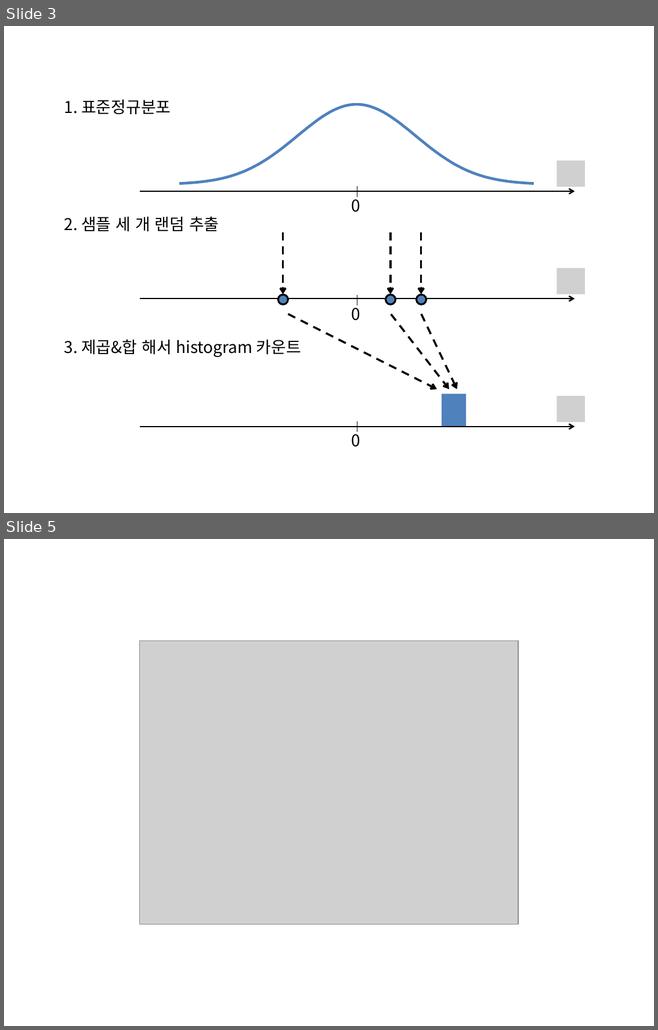
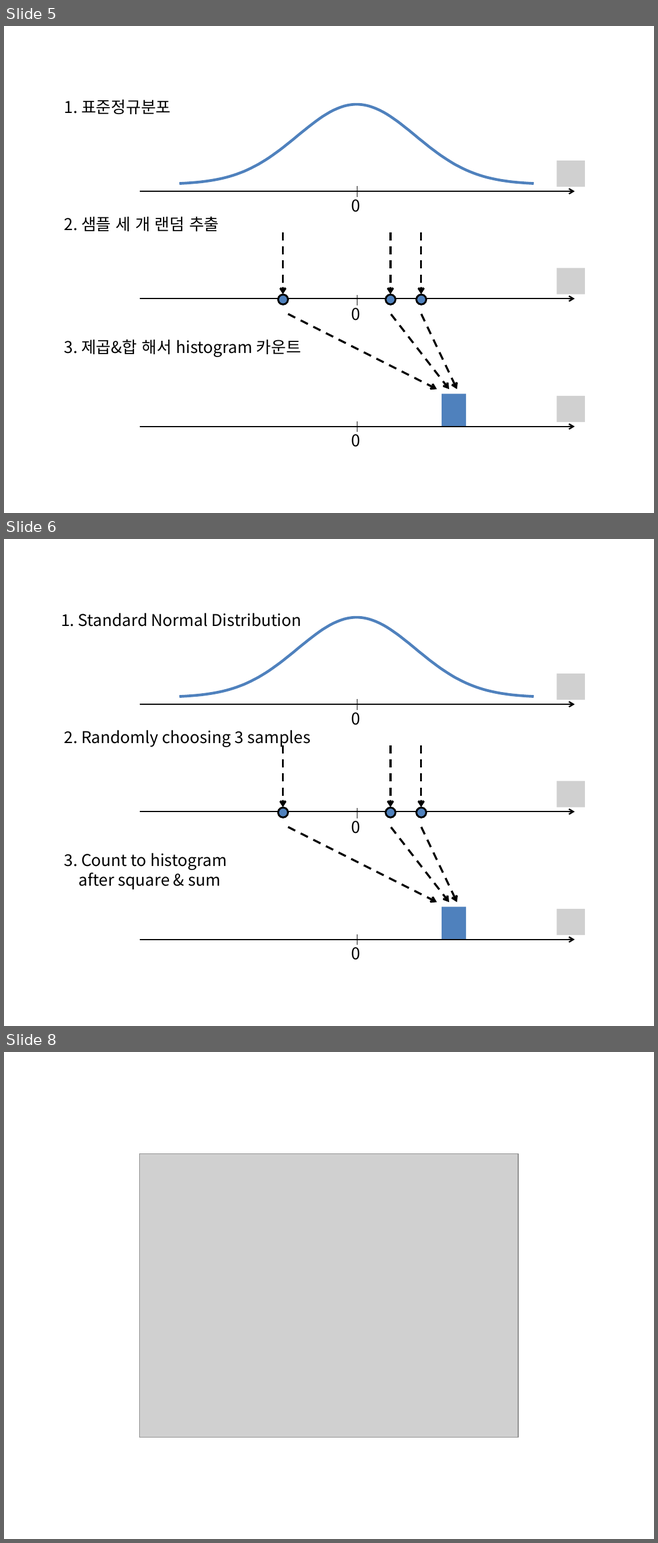
Before and after one commit to answeredbyablemind/answeredbyablemind.github.io, a slide deck: pics/2021-12-13-chi_square/pics.pptx. Shown one above the other, each under a label of ours: slides 3 and 5 before the commit, slides 5, 6 and 8 after it; the slides between them are not shown. The pictures are 658x1030 and 658x1543 pixels, drawn with LibreOffice and Linux fonts; fonts in the diff are those of the drawing; grey boxes stand for pictures. Boxes give left, top, right and bottom in pixels: in the first picture for what was removed or moved away, otherwise in the second. Text is boxed around its words. In the diff, an @@ line names an element or a change of style, - is before the commit and + after.

```diff
--- a/pics/2021-12-13-chi_square/pics.pptx
+++ b/pics/2021-12-13-chi_square/pics.pptx
@@ slide 6 added at (4, 539, 654, 1026), background #FFFFFF @@
@@ text added at (61, 613, 302, 627), 18 pt, text #000000 @@
+1. Standard Normal Distribution
@@ freeform shape added at (179, 618, 534, 697), outline #4F81BD 3 pt @@
@@ picture added at (556, 674, 584, 700) @@
@@ arrow added from (140, 705) to (574, 705), #000000 1.5 pt @@
@@ text added at (351, 708, 361, 725), 18 pt, text #000000 @@
+0
@@ line added from (357, 700) to (357, 710), #000000 1 pt @@
@@ text added at (64, 730, 310, 748), 18 pt, text #000000 @@
+2. Randomly choosing 3 samples
@@ arrow added from (282, 745) to (282, 808), #000000 2.25 pt dashed @@
@@ arrow added from (390, 745) to (390, 808), #000000 2.25 pt dashed @@
@@ arrow added from (421, 745) to (421, 808), #000000 2.25 pt dashed @@
@@ picture added at (556, 781, 584, 808) @@
@@ arrow added from (140, 812) to (574, 812), #000000 1.5 pt @@
@@ ellipse added at (278, 808, 288, 817), fill #4F81BD, outline #000000 2 pt @@
@@ text added at (351, 817, 361, 834), 18 pt, text #000000 @@
+0
@@ line added from (357, 808) to (357, 819), #000000 1 pt @@
@@ ellipse added at (385, 808, 395, 817), fill #4F81BD, outline #000000 2 pt @@
@@ ellipse added at (416, 808, 426, 817), fill #4F81BD, outline #000000 2 pt @@
@@ arrow added from (288, 827) to (437, 902), #000000 2.25 pt dashed @@
@@ arrow added from (390, 827) to (449, 902), #000000 2.25 pt dashed @@
@@ arrow added from (421, 827) to (457, 902), #000000 2.25 pt dashed @@
@@ text added at (64, 853, 227, 890), 18 pt, text #000000 @@
+3. Count to histogram
+after square & sum
@@ rectangle added at (441, 907, 466, 940), fill #4F81BD @@
@@ picture added at (556, 909, 584, 935) @@
@@ line added from (357, 935) to (357, 945), #000000 1 pt @@
@@ arrow added from (140, 940) to (574, 940), #000000 1.5 pt @@
@@ text added at (351, 943, 361, 960), 18 pt, text #000000 @@
+0
@@ what was slide 3 is now slide 5 @@
@@ what was slide 5 is now slide 8 @@
```
Also in this commit, not shown: 7 other slides added, 1 slide removed, 11 other files.
